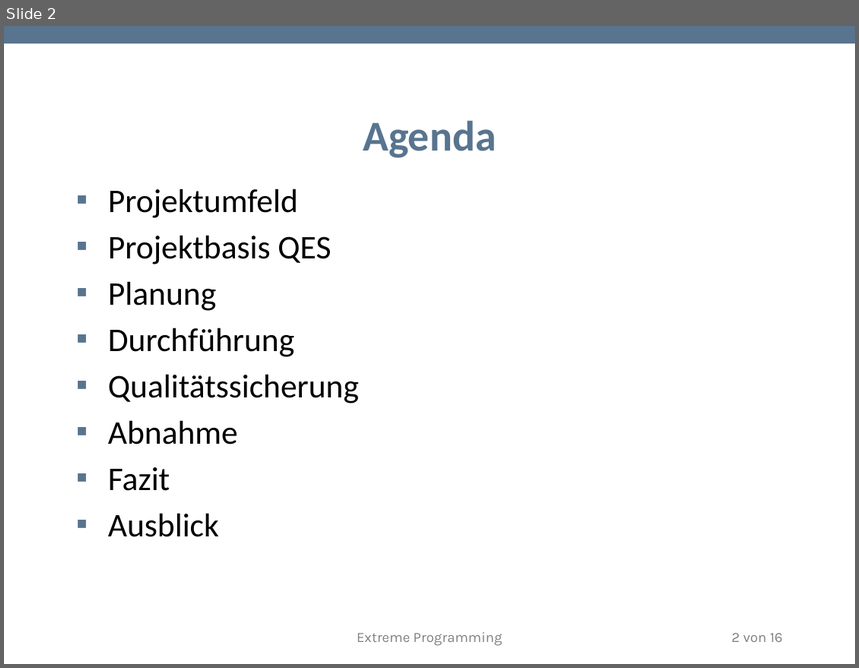
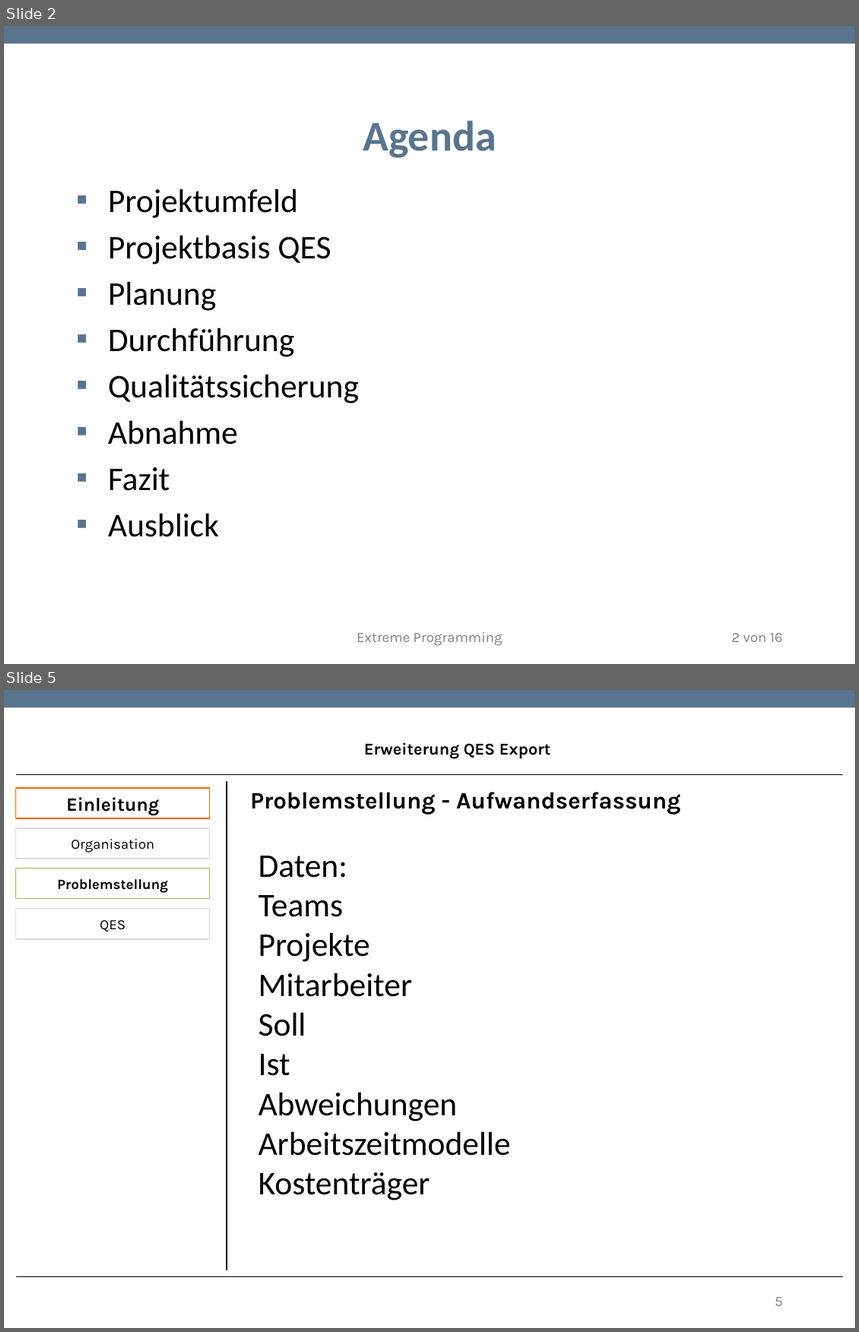
Before and after one commit to TwoHorus/dbExelExportLaravel, a slide deck: DOC/Fachgespraech.pptx. Shown one above the other, each under a label of ours: slide 2 before the commit, slides 2 and 5 after it; the slides between them are not shown. The pictures are 859x668 and 859x1332 pixels, drawn with LibreOffice and Linux fonts; fonts in the diff are those of the drawing; background and template pictures are left out. Boxes give left, top, right and bottom in pixels: in the first picture for what was removed or moved away, otherwise in the second. Text is boxed around its words. In the diff, an @@ line names an element or a change of style, - is before the commit and + after.

```diff
--- a/DOC/Fachgespraech.pptx
+++ b/DOC/Fachgespraech.pptx
@@ slide 5 added at (4,690,855,1328), background #FFFFFF; not listed: 1 template element that a slide beside it also shows @@
@@ text added at (364,742,551,759), 14 pt, text #000000, bold @@
+Erweiterung QES Export
@@ line added from (16, 774) to (843, 774), #000000 0.75 pt @@
@@ rectangle added at (16,788,210,818), fill #FFFFFF, outline #FF6400 0.85 pt, 16 pt, text #000000, bold @@
+Einleitung
@@ line added from (227, 781) to (227, 1271), #000000 0.75 pt @@
@@ text added at (250,792,681,815), 20 pt, text #000000, bold @@
+Problemstellung - Aufwandserfassung
@@ rectangle added at (16,828,210,859), fill #FFFFFF, outline #DADADA 0.85 pt, 12 pt, text #000000 @@
+Organisation
@@ rectangle added at (16,869,210,900), fill #FFFFFF, outline #9BBB59 0.85 pt, 12 pt, text #000000, bold @@
+Problemstellung
@@ text added at (259,856,511,1201), 28 pt, text #000000 @@
+Daten:
+Teams
+Projekte
+Mitarbeiter
+Soll
+Ist
+Abweichungen
+Arbeitszeitmodelle
+Kostenträger
@@ rectangle added at (16,909,210,939), fill #FFFFFF, outline #DADADA 0.85 pt, 12 pt, text #000000 @@
+QES
@@ line added from (16, 1277) to (843, 1277), #000000 0.75 pt @@
@@ page number added at (775,1297,783,1306), 12 pt, text #808080 @@
+5
```
Also in this commit, not shown: 4 other slides added.
